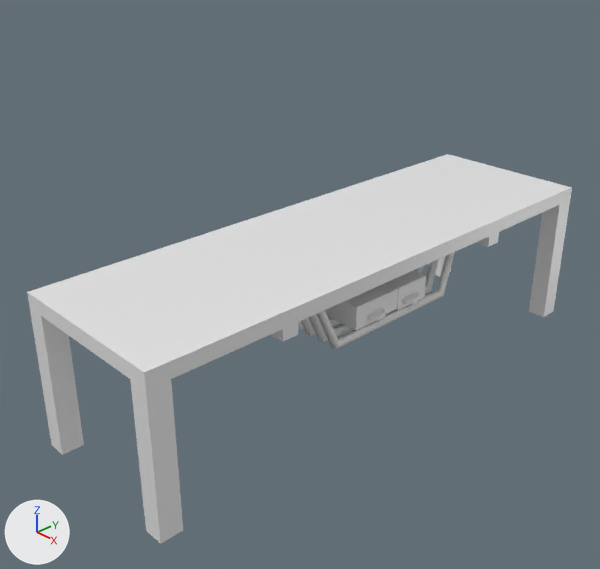
A saved change to the Blender file Assets/Models/blend/GameConsole.blend.
One viewpoint serves both versions: a 50 mm camera at (1.107, -1.154, 0.676) aimed at (-0.009, -0.103, -0.068). The lights are fixed; the arrows at lower left show +X, +Y and +Z.

Objects in the first picture: 'BezierCurve', 'Cube', 'Kommode'.
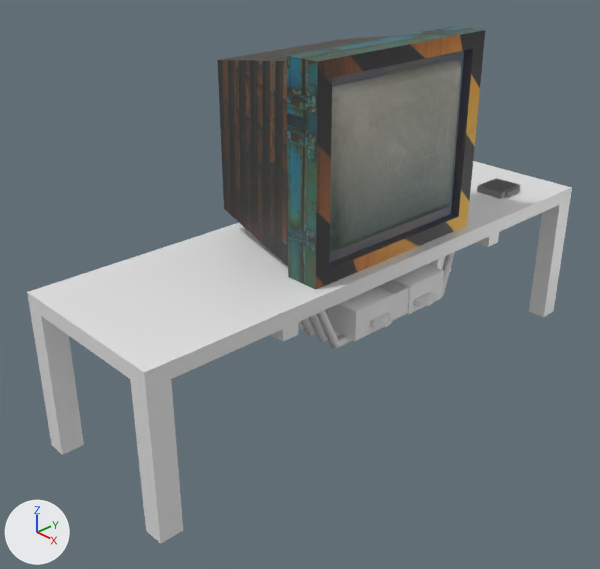
Commit message: screen console

Pixel boxes [x1, y1, x2, y2] of what changed, in the pictures (600 x 569 px):
'Hardware', added
    after: [218, 26, 485, 290]
'Console', added
    after: [318, 264, 444, 341]
'Cube', reshaped, moved, rescaled, modifiers changed
    before: [325, 271, 426, 330]
    after: [477, 178, 520, 199]

Diff of the bpy script that builds the scene:
```diff
--- a/Assets/Models/blend/GameConsole.blend.py
+++ b/Assets/Models/blend/GameConsole.blend.py
@@ img_wallterminal_png @@
+img_wallterminal_png = load_image('wallterminal.png', '../../Textures/wallterminal.png', 1024, 1024, 'sRGB')
@@ mat_material_004 @@
+mat_material_004 = principled_material('Material.004')
+mat_material_004.texture = img_wallterminal_png
@@ me_cube_001 @@
 # used by ob_cube; location = (0.045, 0.002, 0.0)
-me_cube_001.from_pydata(...)  # 122 vertices, 119 faces; spans x -0.105..0.122, y -0.105..0.105, z -0.111..-0.052
+me_cube_001.from_pydata(...)  # 16 vertices, 14 faces; spans x -0.024..0.028, y -0.015..0.015, z -0.03..0.018
+# me_cube_001 part 1: the whole mesh is rebuilt
@@ me_cube_002 @@
+me_cube_002.from_pydata(...)  # 88 vertices, 86 faces; spans x -0.173..0.173, y -0.209..0.048, z -0.184..0.127
+me_cube_002.materials.append(mat_material_004)  # picture img_wallterminal_png
@@ me_cube_001_1 @@
+me_cube_001_1.from_pydata(...)  # 146 vertices, 143 faces; spans x -0.122..0.105, y -0.105..0.105, z -0.028..0.031
@@ ob_cube @@
 ob_cube = bpy.data.objects.new('Cube', me_cube_001)
-ob_cube.location = (0.045, 0.002, 0.0)
+ob_cube.location = (0.08, 0.451, 0.03)
+ob_cube.scale = (1.39, 2.55, 0.328)
+_m = ob_cube.modifiers.new('Array', 'ARRAY')
+_m.relative_offset_displace = (0.0, 0.0, 0.0)
@@ ob_hardware @@
+ob_hardware = bpy.data.objects.new('Hardware', me_cube_002)
+ob_hardware.location = (0.101, 0.0, 0.256)
+ob_hardware.rotation_euler = (0.00141, 0.0, -1.571)  # degrees (0.1, 0, -90)
+ob_hardware.scale = (1.29, 1.29, 1.29)
@@ ob_console @@
+ob_console = bpy.data.objects.new('Console', me_cube_001_1)
+ob_console.location = (0.065, 0.0, -0.077)
+ob_console.scale = (1.26, 1.26, 1.26)
```
